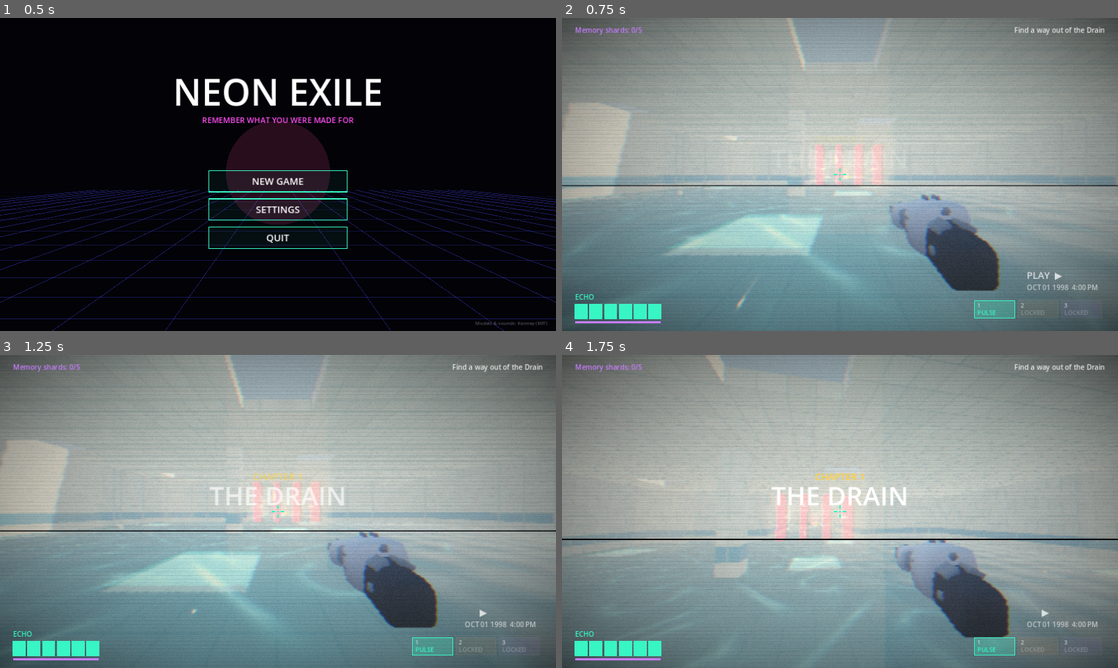
Above: before the commit, frames 1-4 (two rows, left to right).
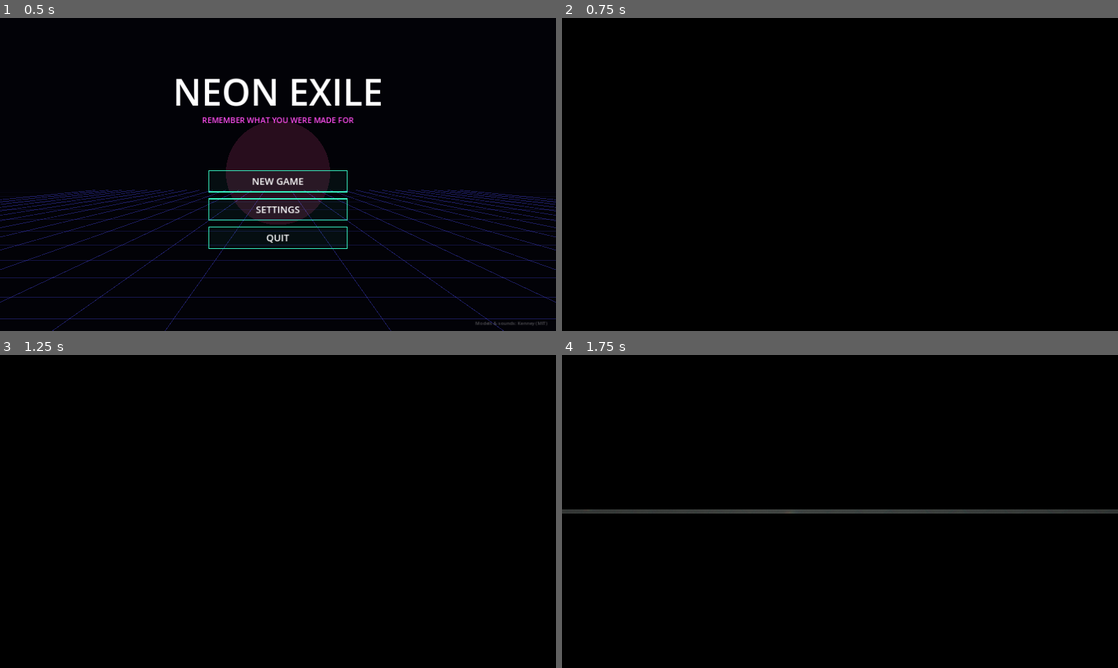
Above: after the commit, the same moments.

Repository: maximilianmischkin436-lgtm/Store
Game: Godot game, scene res://menu.tscn
The game is run twice, just before and just after one commit, with the same random seed, the same clock (stepped at 60 frames per second) and the same inputs. Sound files missing from this copy of the repository are replaced by a short silence.
Inputs (mouse positions are in pixels of both pictures, inside the frame that each line leads up to):
- Up to frame 1 (0.5 s): no input
- Up to frame 2 (0.75 s): click "NEW GAME" at 0.5 s
- Up to frame 3 (1.25 s): no input
- Up to frame 4 (1.75 s): tap Enter at 1.25 s; move the mouse to (867, 511) at 1.27 s; hold W (up) from 1.28 s (still down); tap Q (ability) at 1.35 s; click (867, 511) at 1.42 s; tap Space (jump) at 1.52 s

Frame 1 is identical in both runs. In frame 2, 100% of the frame differs, in the area x 0-100%, y 0-100%; in frame 3, 100%; in frame 4, 100%.

Commit message:
Neon Exile: wake-up intro, porcelain enemies, softer VHS
Co-Authored-By: Claude Opus 5.5 <noreply@anthropic.com>
Claude-Session: https://claude.ai/code/session_01E5rt3pWNQ4N5fdCaZqhZuK

Diff:
--- a/neon-exile/scripts3d/boss3d.gd
+++ b/neon-exile/scripts3d/boss3d.gd
@@ -17,7 +17,8 @@
 var spin := 0.0
 var spin_acc := 0.0
 var pat := 0
-const COL := Color("#ff2d55")
+const COL := Color("#0e2a44")       # dunkles Tiefwasser-Blau (Kugeln)
+const BODY := Color("#dfe9ec")
 var mat := StandardMaterial3D.new()
 var plates: Node3D
 var eye: Node3D
@@ -34,10 +35,12 @@
 	cs.shape = sh
 	add_child(cs)
 	position.y = 2.8
-	mat.albedo_color = Color(0.05, 0.02, 0.04)
+	mat.albedo_color = BODY
+	mat.roughness = 0.1
+	mat.metallic = 0.2
 	mat.emission_enabled = true
-	mat.emission = COL
-	mat.emission_energy_multiplier = 1.2
+	mat.emission = Color("#ff4d6d")
+	mat.emission_energy_multiplier = 0.0
 	visual = Node3D.new()
 	add_child(visual)
 	var body := MeshInstance3D.new()
@@ -63,9 +66,10 @@
 	es.height = 1.1
 	eye.mesh = es
 	var em := StandardMaterial3D.new()
+	em.albedo_color = Color(0.05, 0.08, 0.12)
 	em.emission_enabled = true
-	em.emission = Color.WHITE
-	em.emission_energy_multiplier = 2.5
+	em.emission = Color("#38c9ff")
+	em.emission_energy_multiplier = 1.2
 	eye.material_override = em
 	eye.position = Vector3(0, 0, -2.2)
 	visual.add_child(eye)
@@ -85,7 +89,7 @@
 func _physics_process(delta: float) -> void:
 	t += delta
 	flash = maxf(0.0, flash - delta)
-	mat.emission = Color.WHITE if flash > 0.0 else (COL.lerp(Color("#ffd23d"), 0.4 * (0.5 + 0.5 * sin(t * 10.0))) if phase >= 2 else COL)
+	mat.emission_energy_multiplier = 1.5 if flash > 0.0 else (0.4 * (0.5 + 0.5 * sin(t * 6.0)) if phase >= 2 else 0.0)
 	plates.rotation.y += delta * (0.8 + phase * 0.7)
 	plates.rotation.x = sin(t) * 0.2
 	if not active or not main.can_control():
@@ -100,8 +104,8 @@
 		mode = "idle"
 		cd = 1.5
 		main.shake(0.6)
-		main.burst(global_position, COL, 60)
-		main.banner("PHASE 2" if phase == 1 else "WARDEN-07 OVERLOAD", COL)
+		main.burst(global_position, BODY, 60)
+		main.banner("PHASE 2" if phase == 1 else "WARDEN-07 OVERLOAD", Color("#ff4d6d"))
 		main.clear_projectiles()
 		if phase == 1:
 			main.radio("halfway")
@@ -149,7 +153,7 @@
 				spin_acc = 0.0
 				for k in 4:
 					var a := spin + k * TAU / 4.0
-					main.spawn_proj(global_position + Vector3(0, -1.6, 0), Vector3(cos(a), 0, sin(a)) * 10.0, Color("#ffd23d"))
+					main.spawn_proj(global_position + Vector3(0, -1.6, 0), Vector3(cos(a), 0, sin(a)) * 10.0, Color("#123a5a"))
 			if mode_t <= 0.0:
 				mode = "idle"
 				cd = 1.2
--- a/neon-exile/scripts3d/enemy3d.gd
+++ b/neon-exile/scripts3d/enemy3d.gd
@@ -5,7 +5,7 @@
 var kind := "crawler"
 var hp := 3
 var radius := 0.7
-var col := Color("#ff9f3d")
+var col := Color("#d9e6ea")   # blasses Porzellan
 var flash := 0.0
 var knock := Vector3.ZERO
 var fire_t := 1.5
@@ -26,7 +26,7 @@
 	if kind == "drone":
 		hp = 4
 		radius = 0.8
-		col = Color("#ff4d6d")
+		col = Color("#bcd3dc")
 		fire_t = randf_range(0.8, 1.8)
 		strafe = 1.0 if randf() < 0.5 else -1.0
 
@@ -40,10 +40,12 @@
 	cs.shape = sh
 	cs.position.y = radius
 	add_child(cs)
-	mat.albedo_color = Color(0.05, 0.05, 0.08)
+	mat.albedo_color = col
+	mat.roughness = 0.15
+	mat.metallic = 0.1
 	mat.emission_enabled = true
-	mat.emission = col
-	mat.emission_energy_multiplier = 1.6
+	mat.emission = Color("#ff4d6d")
+	mat.emission_energy_multiplier = 0.0
 	visual = Node3D.new()
 	visual.position.y = radius
 	add_child(visual)
@@ -54,9 +56,8 @@
 			leg.rotation.y = i * TAU / 6.0
 			legs.append(leg)
 		var eye := StandardMaterial3D.new()
-		eye.emission_enabled = true
-		eye.emission = Color.WHITE
-		eye.emission_energy_multiplier = 4.0
+		eye.albedo_color = Color(0.02, 0.03, 0.05)
+		eye.roughness = 0.05
 		_mesh(SphereMesh.new(), Vector3(0, 0.15, -radius * 0.85), Vector3.ONE * 0.22, eye)
 	else:
 		# Drohne: Kenney-Modell mit rotem Neon-Schimmer
@@ -98,9 +99,9 @@
 func _physics_process(delta: float) -> void:
 	t += delta
 	flash = maxf(0.0, flash - delta)
-	mat.emission = Color.WHITE if flash > 0.0 else col
+	mat.emission_energy_multiplier = 2.0 if flash > 0.0 else 0.0
 	if ovl:
-		ovl.albedo_color = Color(1, 1, 1, 0.8) if flash > 0.0 else Color(col, 0.25)
+		ovl.albedo_color = Color(1, 0.3, 0.4, 0.7) if flash > 0.0 else Color(0.85, 0.92, 0.95, 0.35)
 	if not main.can_control():
 		return
 	var p = main.player
@@ -138,7 +139,7 @@
 			var aim: Vector3 = (p.center() - from).normalized()
 			Game.sfx("enemy_shot", 1.2, 0.35)
 			for s in [-0.08, 0.0, 0.08]:
-				main.spawn_proj(from, aim.rotated(Vector3.UP, s) * 15.0, col)
+				main.spawn_proj(from, aim.rotated(Vector3.UP, s) * 15.0, Color("#0e2a44"))
 		if randf() < delta * 0.4:
 			strafe = -strafe
 	knock = knock.lerp(Vector3.ZERO, minf(1.0, delta * 8.0))
--- a/neon-exile/scripts3d/hud3d.gd
+++ b/neon-exile/scripts3d/hud3d.gd
@@ -15,6 +15,18 @@
 	var sz := get_viewport_rect().size
 	var c := sz / 2.0
 	var p = main.player
+	# Augenlider beim Aufwachen
+	var lid: float = main.eyelid()
+	if lid < 1.0:
+		var hh := sz.y * 0.5 * (1.0 - lid)
+		draw_rect(Rect2(0, 0, sz.x, hh + 30), Color.BLACK)
+		draw_rect(Rect2(0, sz.y - hh - 30, sz.x, hh + 30), Color.BLACK)
+		for i in 8:
+			var a := 0.12 * (1.0 - i / 8.0)
+			draw_rect(Rect2(0, hh + 30 + i * 12, sz.x, 12), Color(0, 0, 0, a * 4.0 * (1.0 - lid)))
+			draw_rect(Rect2(0, sz.y - hh - 42 - i * 12, sz.x, 12), Color(0, 0, 0, a * 4.0 * (1.0 - lid)))
+	if main.state == "wake":
+		return
 	# VHS-Anzeige wie auf alter Kassette
 	if Game.retro and main.state != "end":
 		var blink := int(Time.get_ticks_msec() / 600) % 2 == 0
--- a/neon-exile/scripts3d/level3d.gd
+++ b/neon-exile/scripts3d/level3d.gd
@@ -19,7 +19,7 @@
 	wall_mat.shader = load("res://scripts3d/tiles.gdshader")
 	trim_mat.albedo_color = Color(0.8, 0.87, 0.9)
 	trim_mat.roughness = 0.2
-	for pair in [[door_mat, Color("#ff2d55")], [gate_mat, Color("#ffd23d")]]:
+	for pair in [[door_mat, Color("#e07a8a")], [gate_mat, Color("#e8c86a")]]:
 		var m: StandardMaterial3D = pair[0]
 		m.albedo_color = Color(pair[1], 0.35)
 		m.transparency = BaseMaterial3D.TRANSPARENCY_ALPHA
--- a/neon-exile/scripts3d/main3d.gd
+++ b/neon-exile/scripts3d/main3d.gd
@@ -69,11 +69,13 @@
 	ui.add_child(hud)
 	dialog = Dialog.new()
 	ui.add_child(dialog)
-	title_t = 6.0
 	objective = "Find a way out of the Drain"
+	state = "wake"
+	wake_t = 0.0
 	Input.mouse_mode = Input.MOUSE_MODE_CAPTURED
 	Game.play_music("pool")
 	if Game.continue_game:
+		state = "play"
 		_apply_progress(Game.progress)
 
 # Spielstand fortsetzen: Bereiche, die schon geschafft sind, ueberspringen
@@ -128,6 +130,37 @@
 var dream_rect: ColorRect
 var dream_mat: ShaderMaterial
 var glitch_t := 0.0
+var wake_t := 0.0
+const WAKE_LEN := 7.0
+
+# Aufwachen: liegend, Blick nach oben ins Dachfenster, Augen blinzeln, langsam aufrichten
+func _update_wake(delta: float) -> void:
+	wake_t += delta
+	var k := clampf((wake_t - 3.0) / 3.5, 0.0, 1.0)
+	var e := k * k * (3.0 - 2.0 * k)
+	player.head.position.y = lerpf(0.25, 1.6, e)
+	player.pitch = lerpf(1.25, 0.0, e)
+	player.cam.rotation.z = lerpf(0.5, 0.0, e) + sin(wake_t * 1.3) * 0.03 * (1.0 - e)
+	player.gun.visible = wake_t > 5.5
+	glitch_t = maxf(glitch_t, 0.35 * (1.0 - clampf(wake_t / 4.0, 0.0, 1.0)))
+	if wake_t > 1.2 and wake_t < 1.3:
+		Game.sfx("land", 0.5, 0.5)
+	if wake_t >= WAKE_LEN:
+		player.cam.rotation.z = 0.0
+		state = "play"
+		title_t = 6.0
+
+func eyelid() -> float:
+	# 0 = Augen zu, 1 = offen
+	if state != "wake":
+		return 1.0
+	var t := wake_t
+	if t < 1.0: return 0.0
+	if t < 1.6: return (t - 1.0) / 0.6 * 0.35
+	if t < 2.0: return 0.35 - (t - 1.6) / 0.4 * 0.35
+	if t < 2.6: return (t - 2.0) / 0.6 * 0.6
+	if t < 2.9: return 0.6 - (t - 2.6) / 0.3 * 0.4
+	return clampf(0.2 + (t - 2.9) / 1.2, 0.0, 1.0)
 var dream_time := 0.0
 
 func _setup_world() -> void:
@@ -168,7 +201,7 @@
 	# niedrige Aufloesung fuer den Retro-Look (UI bleibt scharf)
 	if Game.retro:
 		get_viewport().scaling_3d_mode = Viewport.SCALING_3D_MODE_BILINEAR
-		get_viewport().scaling_3d_scale = 0.5
+		get_viewport().scaling_3d_scale = 0.66
 	# VHS-Filter ueber dem ganzen Bild
 	var post := CanvasLayer.new()
 	post.layer = 0
@@ -178,7 +211,7 @@
 	dream_rect.mouse_filter = Control.MOUSE_FILTER_IGNORE
 	dream_mat = ShaderMaterial.new()
 	dream_mat.shader = load("res://scripts3d/dream.gdshader")
-	dream_mat.set_shader_parameter("strength", 1.0 if Game.retro else 0.0)
+	dream_mat.set_shader_parameter("strength", 0.45 if Game.retro else 0.0)
 	dream_rect.material = dream_mat
 	dream_rect.visible = Game.retro
 	post.add_child(dream_rect)
@@ -272,7 +305,7 @@
 func spawn_proj(pos: Vector3, vel: Vector3, col: Color) -> void:
 	var mi := MeshInstance3D.new()
 	mi.mesh = proj_mesh
-	mi.material_override = _mat(col, 4.0)
+	mi.material_override = _mat(col, 0.6)
 	mi.cast_shadow = GeometryInstance3D.SHADOW_CASTING_SETTING_OFF
 	mi.position = pos
 	add_child(mi)
@@ -409,7 +442,9 @@
 		return
 	if state == "play" and Input.mouse_mode != Input.MOUSE_MODE_CAPTURED and Input.is_mouse_button_pressed(MOUSE_BUTTON_LEFT):
 		Input.mouse_mode = Input.MOUSE_MODE_CAPTURED
-	if title_t < 4.5 and not seen.has("intro"):
+	if state == "wake":
+		_update_wake(delta)
+	if state == "play" and title_t > 0.0 and title_t < 4.5 and not seen.has("intro"):
 		seen["intro"] = true
 		say("intro", func(): radio("controls"))
 	_update_radio(delta)
@@ -547,7 +582,7 @@
 	shake(0.1)
 
 func on_boss_killed(b) -> void:
-	burst(b.global_position, Color("#ff2d55"), 150)
+	burst(b.global_position, Color("#dfe9ec"), 150)
 	burst(b.global_position, Color.WHITE, 80)
 	shake(1.0)
 	b.queue_free()
--- /dev/null
+++ b/neon-exile/tests/shots_wake.gd
@@ -0,0 +1,26 @@
+extends Node
+var t := 0.0
+var g
+var times := [1.4, 2.5, 4.5, 6.2, 8.5]
+var k := 0
+func _ready() -> void:
+	DirAccess.make_dir_recursive_absolute("user://shots3d")
+	Game.continue_game = false
+	g = load("res://game3d.tscn").instantiate()
+	add_child(g)
+func _process(d: float) -> void:
+	t += d
+	if k < times.size() and t > times[k]:
+		await RenderingServer.frame_post_draw
+		get_viewport().get_texture().get_image().save_png("user://shots3d/wake%d.png" % k)
+		print("wake shot ", k, " state ", g.state)
+		k += 1
+	if k >= times.size():
+		g.dialog.skip(); g.player.global_position = Vector3(33 * 3, 0.2, 13 * 3); g.player.yaw = 0.4; g.player.pitch = 0.0
+		g.title_t = 0; g.radio_line = []
+		for e in get_tree().get_nodes_in_group("enemies"):
+			if e != g.boss: e.awake = true
+		if t > 11.0:
+			await RenderingServer.frame_post_draw
+			get_viewport().get_texture().get_image().save_png("user://shots3d/enemies.png")
+			get_tree().quit()
--- /dev/null
+++ b/neon-exile/tests/shots_wake.tscn
@@ -0,0 +1,6 @@
+[gd_scene load_steps=2 format=3]
+
+[ext_resource type="Script" path="res://tests/shots_wake.gd" id="1"]
+
+[node name="ShotsWake" type="Node"]
+script = ExtResource("1")
Binary file added: neon-exile/docs/shots3d/enemies.png
Binary file added: neon-exile/docs/shots3d/wake0.png
Binary file added: neon-exile/docs/shots3d/wake1.png
Binary file added: neon-exile/docs/shots3d/wake2.png
Binary file added: neon-exile/docs/shots3d/wake3.png
Binary file added: neon-exile/docs/shots3d/wake4.png
Not shown, changed: dist/neon-exile.zip
